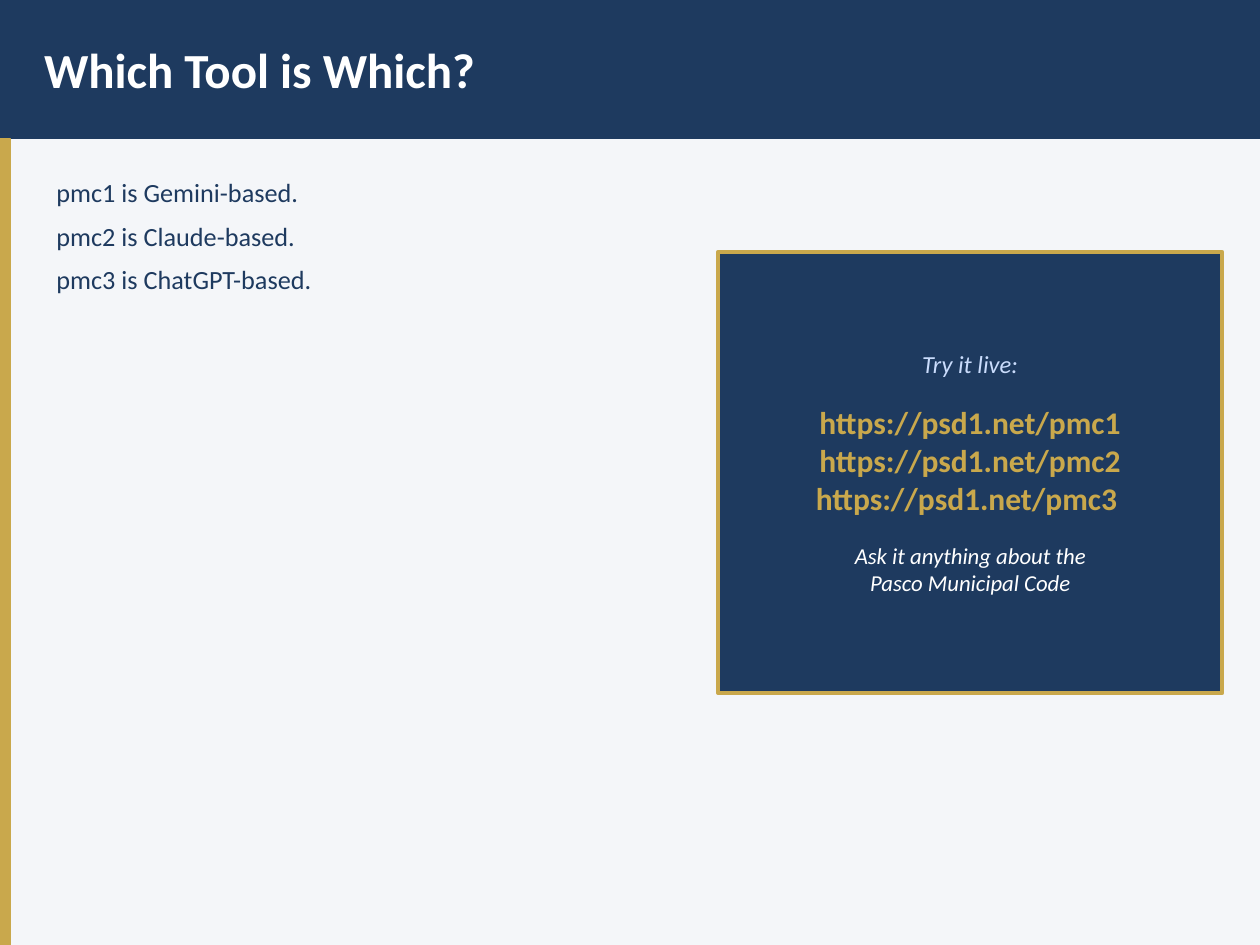
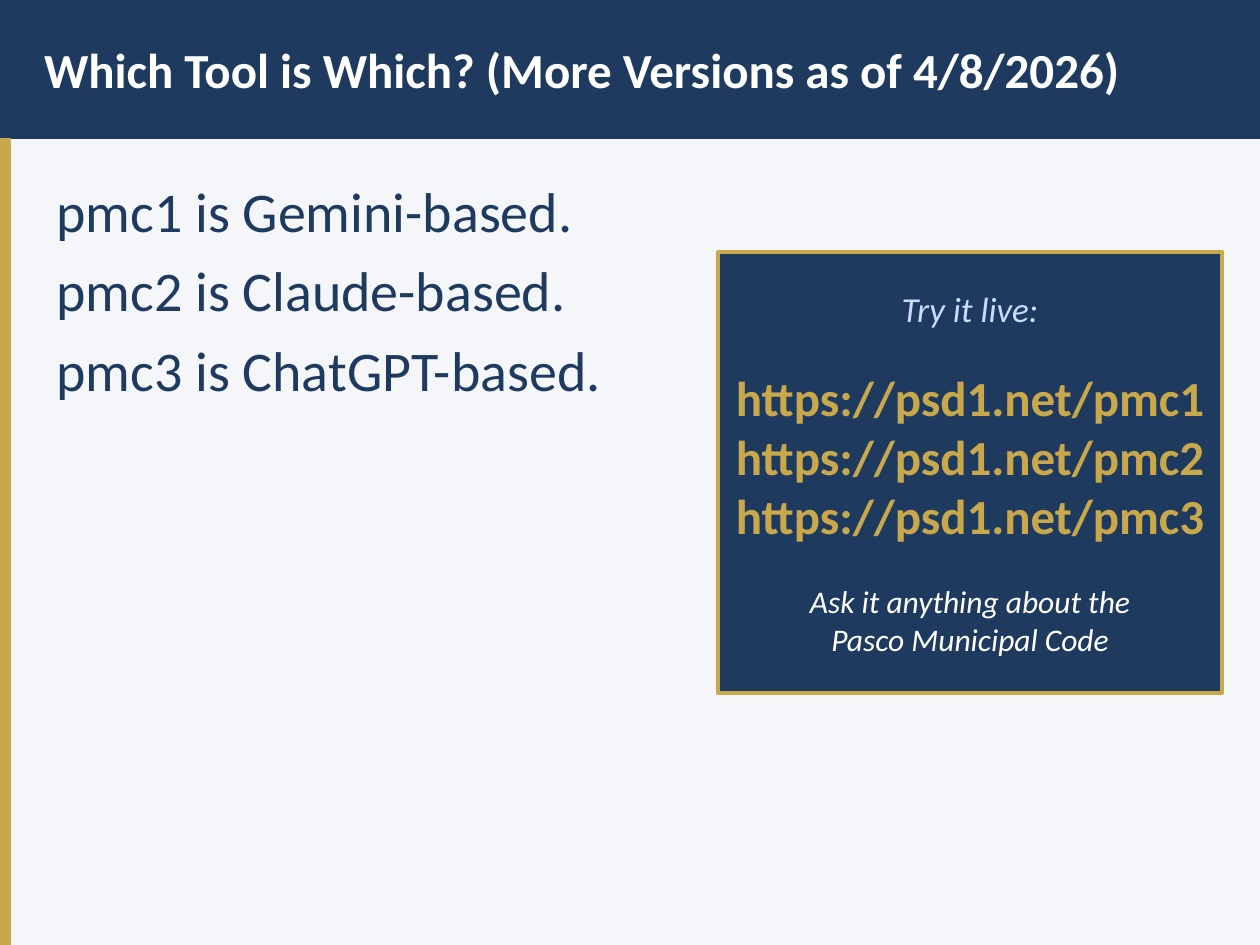
Before and after one commit to jweisenfeld/AI, a slide deck: slide 3 of pmc1/PMC-AI-Technical-Overview.pptx (slide 22 before the commit). Drawn at 1260x945 pixels with LibreOffice and Linux fonts; fonts in the diff are those of the drawing. Boxes give left, top, right and bottom in pixels: in the first picture for what was removed or moved away, otherwise in the second. Text is boxed around its words. In the diff, an @@ line names an element or a change of style, - is before the commit and + after.

Commit message:
pmc1 pptx

```diff
--- a/pmc1/PMC-AI-Technical-Overview.pptx
+++ b/pmc1/PMC-AI-Technical-Overview.pptx
@@ text at <box>44,52,1119,96</box>: text changed @@
-Which Tool is Which?
+Which Tool is Which? (More Versions as of 4/8/2026)
@@ text "pmc1 is Gemini-based." at <box>56,193,601,400</box>: size 15 to 32 pt @@
@@ text "Try it live:" at <box>736,297,1204,656</box>: size 14 to 20 pt in "Try it live:"; size 18 to 28 pt in "https://psd1.net/pmc1", "https://psd1.net/pmc2", "https://psd1.net/pmc3"; size 13 to 18 pt in "Ask it anything about the", "Pasco Municipal Code" @@
```
Also in this commit, not shown: 12 other slides changed, 11 slides added, 1 slide removed, 1 other file.
